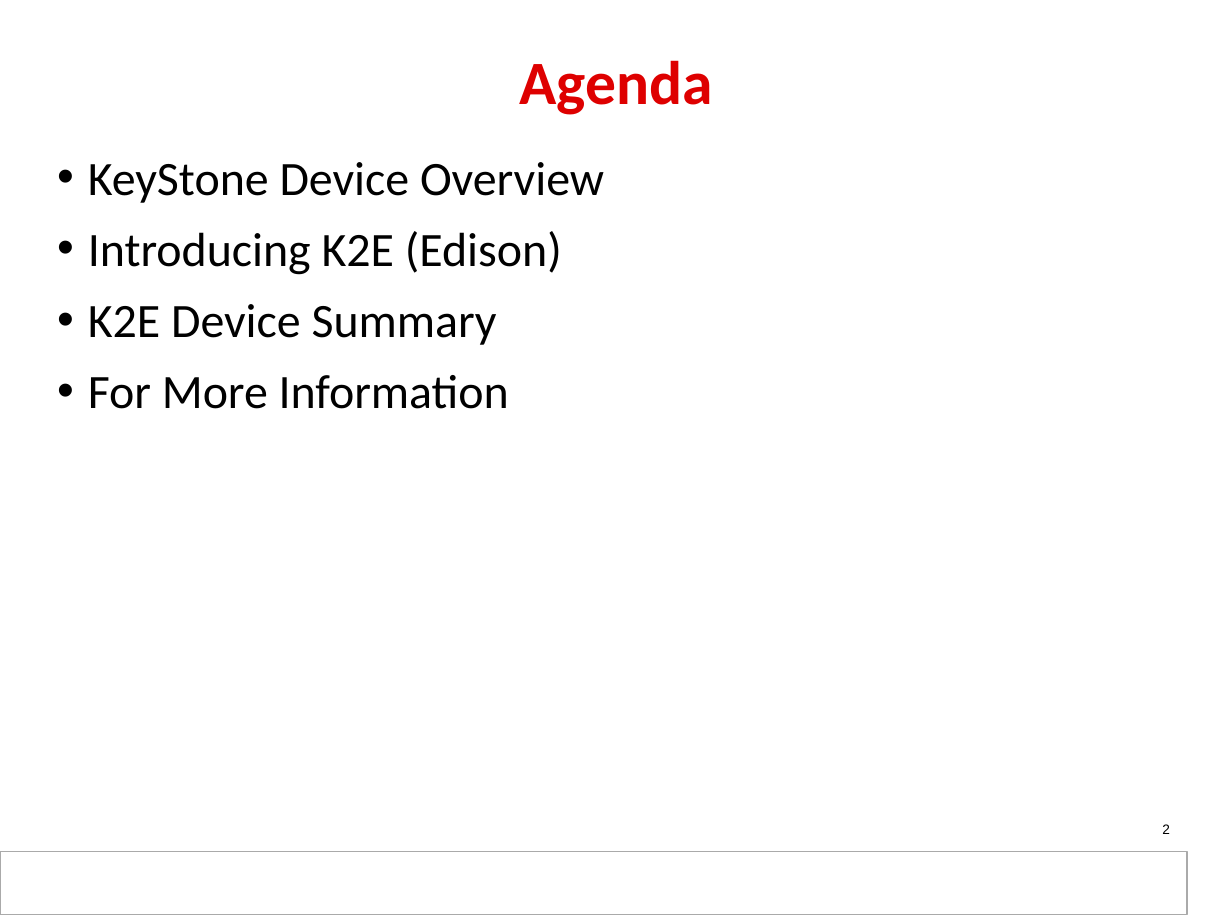
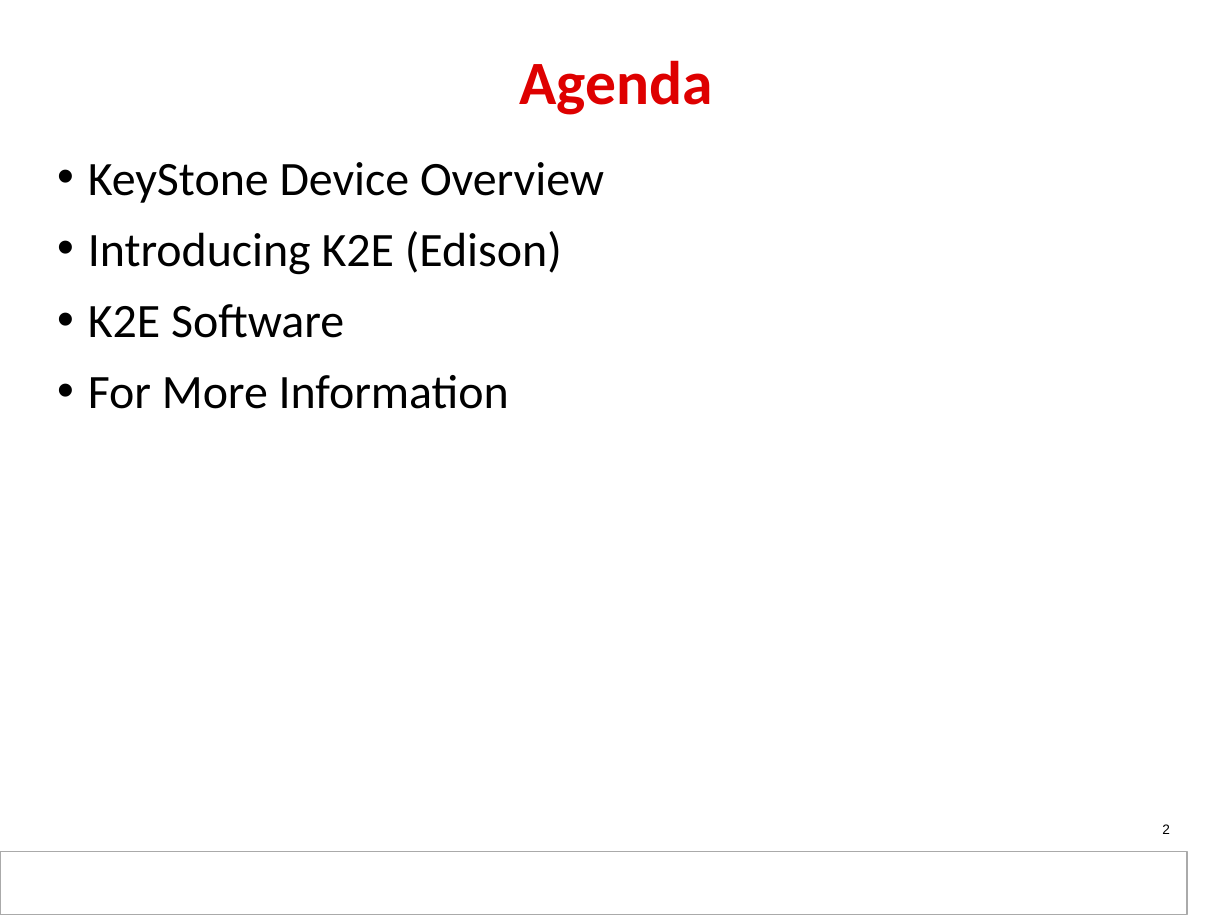
Before and after one commit to hari1989/keystone-workshop, a slide deck: slide 2 of slides/KeyStone_Edison.pptx. Drawn at 1232x924 pixels with LibreOffice and Linux fonts; fonts in the diff are those of the drawing; background and template pictures are left out. Boxes give left, top, right and bottom in pixels: in the first picture for what was removed or moved away, otherwise in the second. Text is boxed around its words. In the diff, an @@ line names an element or a change of style, - is before the commit and + after.

```diff
--- a/slides/KeyStone_Edison.pptx
+++ b/slides/KeyStone_Edison.pptx
@@ text at bbox=[88, 304, 344, 338]: text changed @@
-• K2E Device Summary
+• K2E Software
```
Also in this commit, not shown: 12 other slides changed.
